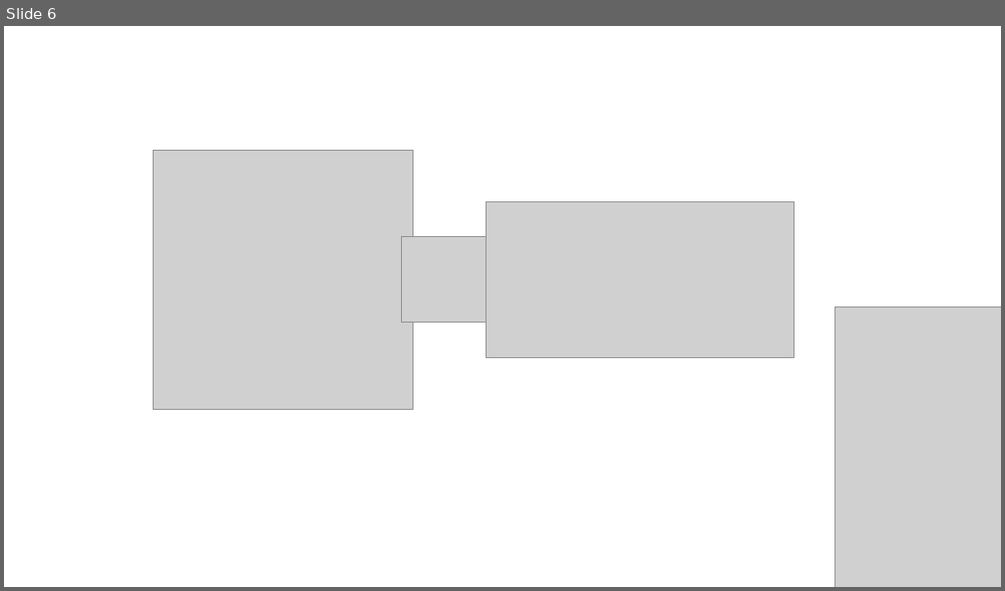
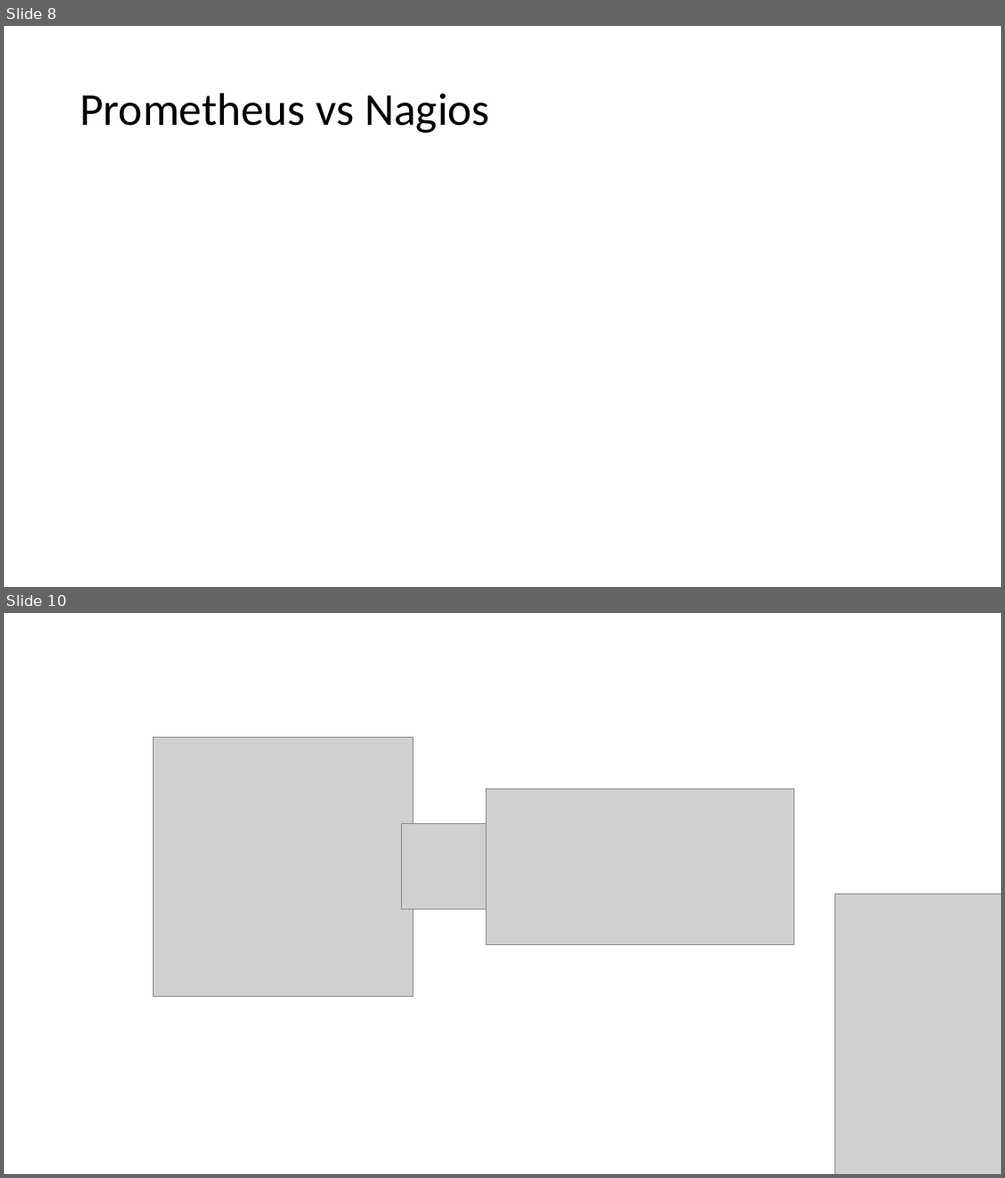
Before and after one commit to vietdien2005/workshop-prometheus, a slide deck: workshop.pptx. Shown one above the other, each under a label of ours: slide 6 before the commit, slides 8 and 10 after it; the slides between them are not shown. The pictures are 1005x591 and 1005x1178 pixels, drawn with LibreOffice and Linux fonts; fonts in the diff are those of the drawing; grey boxes stand for pictures. Boxes give left, top, right and bottom in pixels: in the first picture for what was removed or moved away, otherwise in the second. Text is boxed around its words. In the diff, an @@ line names an element or a change of style, - is before the commit and + after.

```diff
--- a/workshop.pptx
+++ b/workshop.pptx
@@ slide 8 added at (4,26,1001,587), background #FFFFFF @@
@@ title added at (80,93,490,133), 44 pt, text #000000 @@
+Prometheus vs Nagios
@@ what was slide 6 is now slide 10 @@
```
Also in this commit, not shown: 4 slides changed, 7 other slides added, 1 slide removed.
